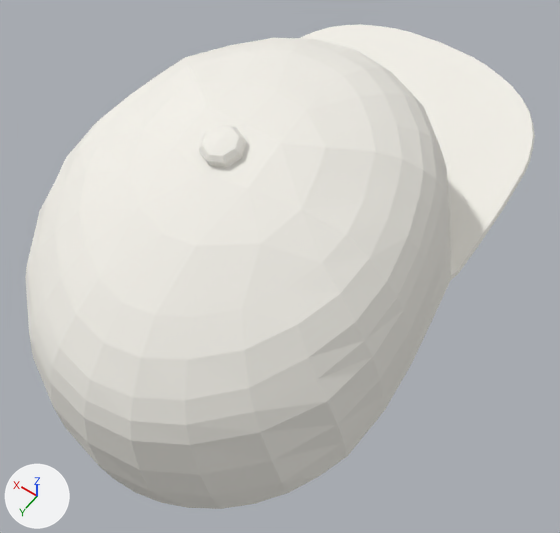
Two versions of the glTF model apps/web/public/assets/3dx/accessories/hat/3dx_m_hat_flat.glb, one commit apart.
Before and after are seen from a 50 mm lens placed at (-0.144, 0.197, 1.993), pointed at (-0.011, 0.011, 1.701). Arrows for +X, +Y and +Z are at lower left; the lights stay in place. The picture after the commit comes second.

Objects in the first picture: 'hat_flat'.
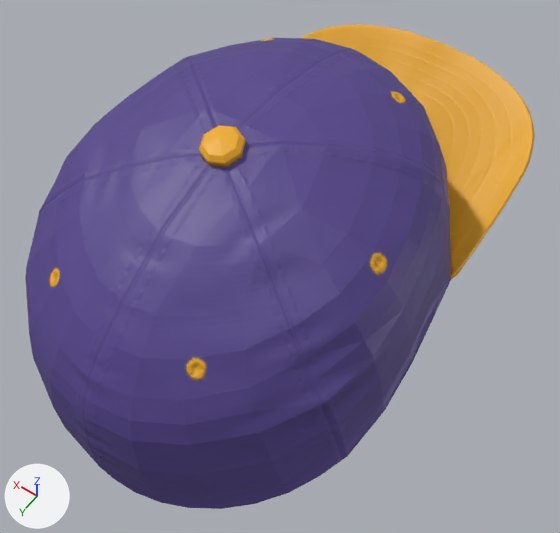
Diff of the bpy script that builds the scene:
```diff
--- a/apps/web/public/assets/3dx/accessories/hat/3dx_m_hat_flat.glb.py
+++ b/apps/web/public/assets/3dx/accessories/hat/3dx_m_hat_flat.glb.py
@@ img_3dx_m_hat_flat_normal @@
+img_3dx_m_hat_flat_normal = load_image('3dx_m_hat_flat_normal', '_unpacked/3dx_m_hat_flat_normal', 512, 512, 'Non-Color')
@@ img_3dx_m_hat_flat_albedo @@
+img_3dx_m_hat_flat_albedo = load_image('3dx_m_hat_flat_albedo', '_unpacked/3dx_m_hat_flat_albedo', 512, 512, 'sRGB')
@@ mat_hat_flat @@
+mat_hat_flat = bpy.data.materials.new('hat_flat')
+# uses the picture img_3dx_m_hat_flat_albedo
+# uses the picture img_3dx_m_hat_flat_normal
@@ me_hat_flat @@
 me_hat_flat.from_pydata(...)  # 403 vertices, 781 faces; spans x -0.086..0.086, y -0.166..0.13, z 1.655..1.794
-me_hat_flat.materials.append(mat_skin)  # white #f3f1ea
+me_hat_flat.materials.append(mat_hat_flat)
```

Changed parts and their boxes [x1, y1, x2, y2] in the pictures (560 x 533 px):
'hat_flat', recoloured (white to blue): [25, 24, 535, 509] in both
